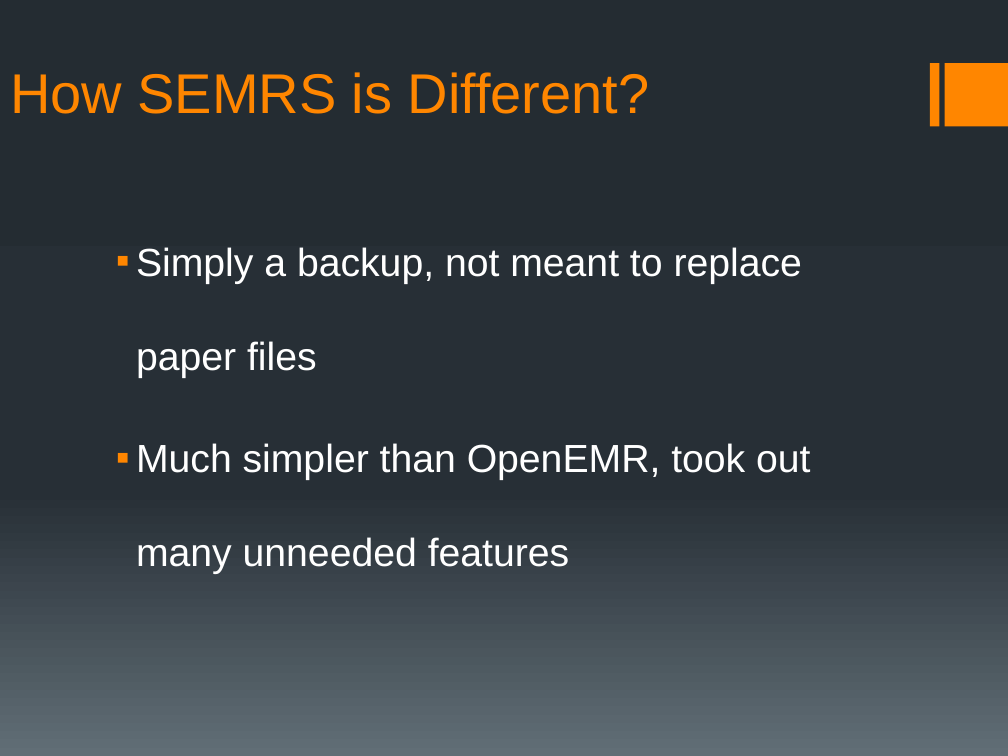
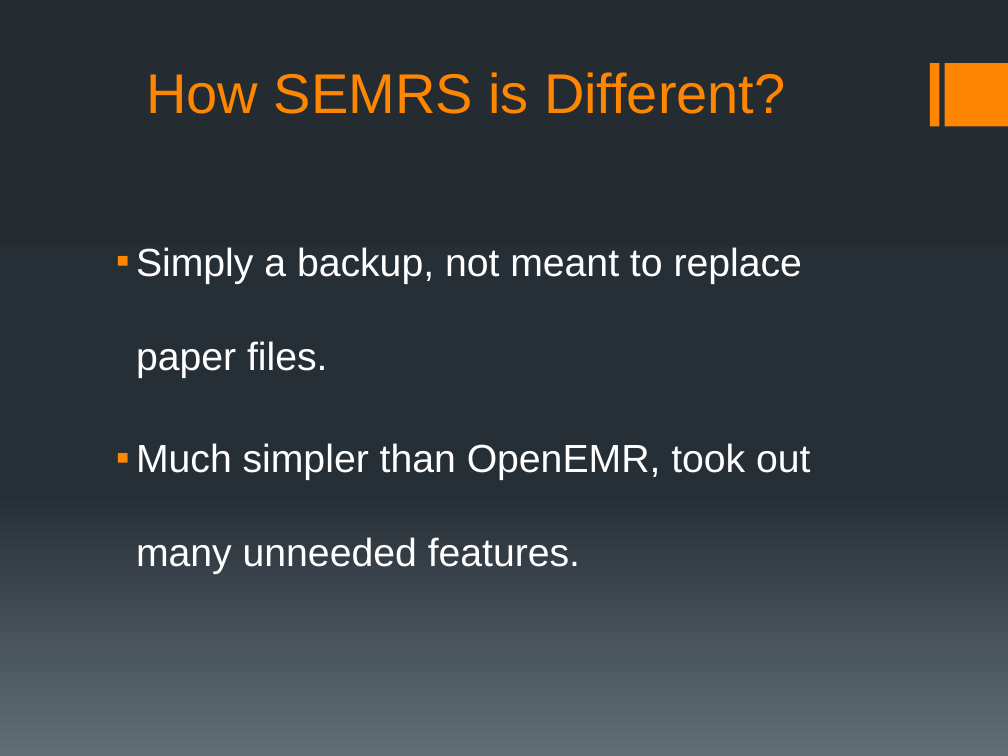
Before and after one commit to rmkane/semrs, a slide deck: slide 5 of MidTerm/Midterm_presentation_SEMRS.pptx. Drawn at 1008x756 pixels with LibreOffice and Linux fonts; fonts in the diff are those of the drawing. Boxes give left, top, right and bottom in pixels: in the first picture for what was removed or moved away, otherwise in the second. Text is boxed around its words. In the diff, an @@ line names an element or a change of style, - is before the commit and + after.

```diff
--- a/MidTerm/Midterm_presentation_SEMRS.pptx
+++ b/MidTerm/Midterm_presentation_SEMRS.pptx
@@ title "How SEMRS is Different?" at [146,72,785,114]: alignment left to centre @@
@@ text at [136,247,810,574]: text changed @@
-▪ Simply a backup, not meant to replace paper files
-▪ Much simpler than OpenEMR, took out many unneeded features
+▪ Simply a backup, not meant to replace paper files.
+▪ Much simpler than OpenEMR, took out many unneeded features.
```
Also in this commit, not shown: 7 other slides changed.
